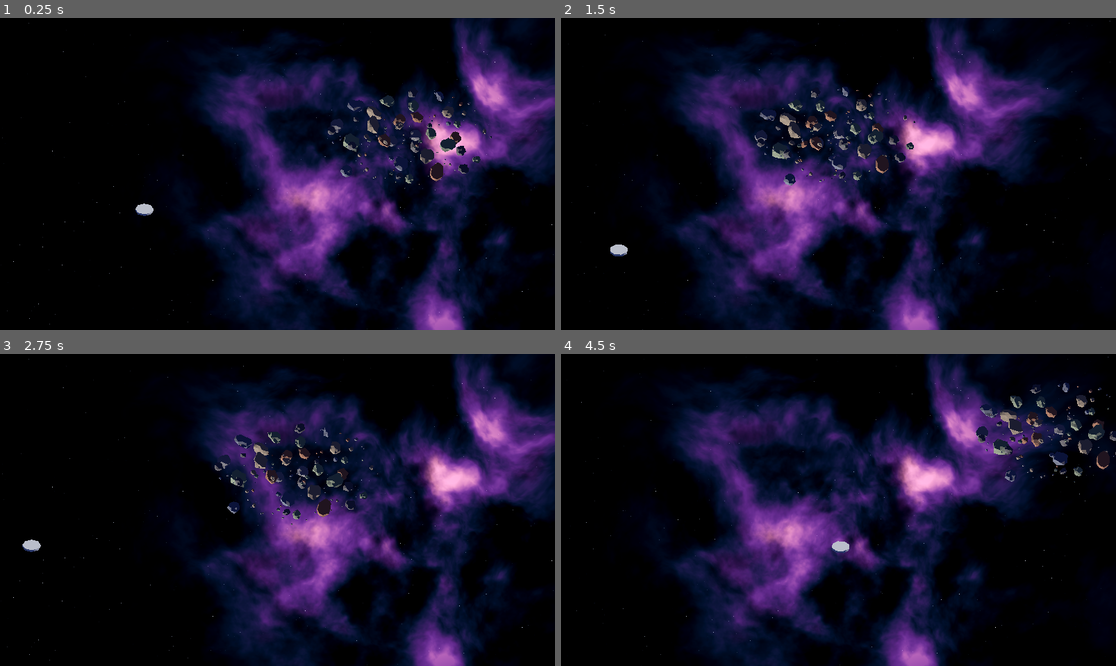
Above: before the commit, frames 1-4 (two rows, left to right).
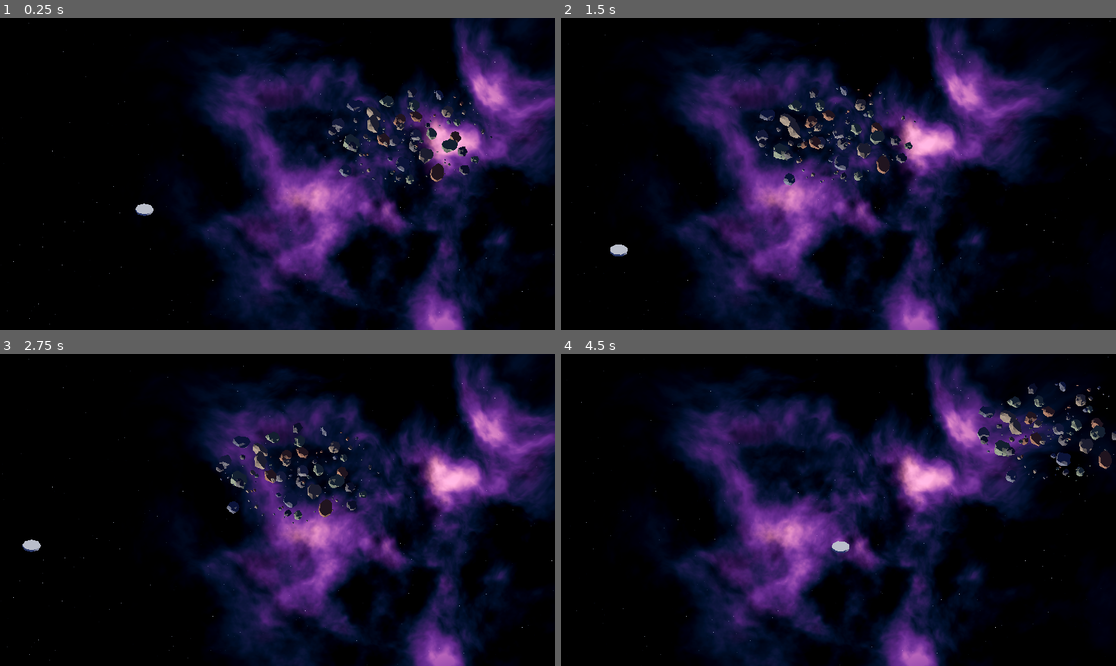
Above: after the commit, the same moments.

Repository: mturnbo/DeepYield
Game: Godot game, scene res://design/space/space_setting.tscn
The game is run twice, just before and just after one commit, with the same random seed, the same clock (stepped at 60 frames per second) and the same inputs. The project has no main scene, so this scene is started directly.
Inputs (mouse positions are in pixels of both pictures, inside the frame that each line leads up to):
- Up to frame 1 (0.25 s): no input
- Up to frame 2 (1.5 s): tap Enter at 0.5 s; move the mouse to (960, 158) at 0.52 s; hold D 0.53-1.25 s; tap R at 0.6 s; click (960, 158) at 0.67 s; drag from (727, 189) to (810, 236) at 1.27 s
- Up to frame 3 (2.75 s): move the mouse to (333, 441) at 2.02 s; hold D from 2.03 s (still down); tap R at 2.1 s
- Up to frame 4 (4.5 s): release D at 2.75 s; drag from (810, 572) to (672, 463) at 2.77 s; move the mouse to (1005, 556) at 3.52 s; hold A 3.53-4.25 s; tap R at 3.6 s; drag from (672, 463) to (755, 432) at 4.27 s

The runs differ from the first frame. In frame 1, 0.7% of the frame differs, in the area x 59-89%, y 23-55%; in frame 2, 0.9%; in frame 3, 0.9%; in frame 4, 1.3%, in the area x 74-100%, y 8-42%.

Commit message:
Animate asteroid field with slow formation turn, drift and tumble
Co-Authored-By: Claude Opus 5.5 <noreply@anthropic.com>

Diff:
--- a/design/space/asteroid_field.gd
+++ b/design/space/asteroid_field.gd
@@ -3,6 +3,8 @@
 ## A field of low-poly, flat-shaded asteroids.
 ## Move this node to move the field. Change any setting in the Inspector and the
 ## field rebuilds in the editor right away.
+## The whole formation turns slowly, each rock wanders a little around its spot,
+## and each rock tumbles. This plays in the editor too.
 
 @export var field_seed := 7:
 	set(value):
@@ -32,7 +34,10 @@
 	set(value):
 		lumpiness = value
 		_rebuild()
-@export var spin_speed := 0.2
+@export var spin_speed := 0.06
+@export var formation_turn_speed_deg := 0.4
+@export var wander_distance := 0.4
+@export var wander_period := 60.0
 @export var rock_colors: Array[Color] = [
 	Color("5b5e68"),
 	Color("464851"),
@@ -44,9 +49,14 @@
 
 const SHAPE_VARIANTS := 12
 
+var _formation: Node3D
 var _rocks: Array[MeshInstance3D] = []
+var _homes: Array[Vector3] = []
+var _wander_phases: Array[Vector3] = []
+var _wander_rates: Array[float] = []
 var _spin_axes: Array[Vector3] = []
 var _spin_rates: Array[float] = []
+var _time := 0.0
 
 
 func _ready() -> void:
@@ -54,23 +64,39 @@
 
 
 func _process(delta: float) -> void:
-	if Engine.is_editor_hint():
+	if _formation == null:
 		return
+	_time += delta
+	_formation.rotate_y(deg_to_rad(formation_turn_speed_deg) * delta)
+	var base_rate := TAU / wander_period
 	for i in _rocks.size():
+		var t := _time * base_rate * _wander_rates[i]
+		var phase := _wander_phases[i]
+		var offset := Vector3(sin(t + phase.x), 0.5 * sin(t * 0.7 + phase.y), sin(t * 0.85 + phase.z))
+		_rocks[i].position = _homes[i] + offset * wander_distance
 		_rocks[i].rotate(_spin_axes[i], _spin_rates[i] * spin_speed * delta)
 
 
 func _rebuild() -> void:
 	if not is_inside_tree():
 		return
+	if _formation == null:
+		_formation = Node3D.new()
+		add_child(_formation)
 	for rock in _rocks:
 		rock.queue_free()
 	_rocks.clear()
+	_homes.clear()
+	_wander_phases.clear()
+	_wander_rates.clear()
 	_spin_axes.clear()
 	_spin_rates.clear()
 
 	var rng := RandomNumberGenerator.new()
 	rng.seed = field_seed
+	# Separate generator for motion so the layout stays the same for a given seed.
+	var motion_rng := RandomNumberGenerator.new()
+	motion_rng.seed = field_seed + 1
 
 	var meshes: Array[ArrayMesh] = []
 	for i in SHAPE_VARIANTS:
@@ -92,8 +118,11 @@
 		rock.position = _open_position(rng, size)
 		rock.rotation = Vector3(rng.randf() * TAU, rng.randf() * TAU, rng.randf() * TAU)
 		rock.scale = Vector3.ONE * size
-		add_child(rock)
+		_formation.add_child(rock)
 		_rocks.append(rock)
+		_homes.append(rock.position)
+		_wander_phases.append(Vector3(motion_rng.randf() * TAU, motion_rng.randf() * TAU, motion_rng.randf() * TAU))
+		_wander_rates.append(motion_rng.randf_range(0.7, 1.3))
 		_spin_axes.append(Vector3(rng.randf_range(-1, 1), rng.randf_range(-1, 1), rng.randf_range(-1, 1)).normalized())
 		_spin_rates.append(rng.randf_range(0.2, 1.0))
 
@@ -103,8 +132,8 @@
 	var spot := _random_position(rng)
 	for attempt in 12:
 		var clear := true
-		for rock in _rocks:
-			if rock.position.distance_to(spot) < (rock.scale.x + size) * 1.3:
+		for i in _rocks.size():
+			if _homes[i].distance_to(spot) < (_rocks[i].scale.x + size) * 1.3:
 				clear = false
 				break
 		if clear:
